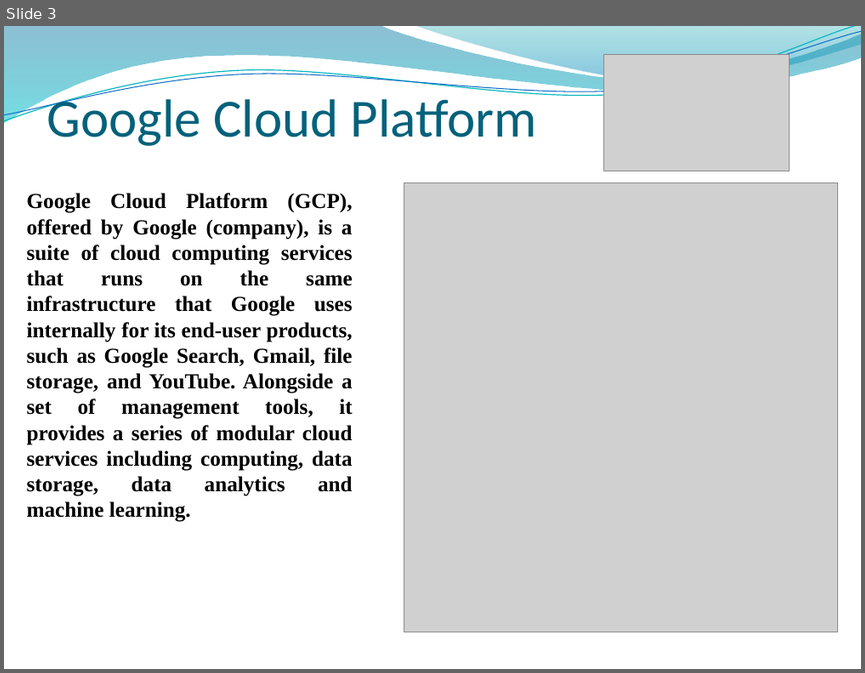
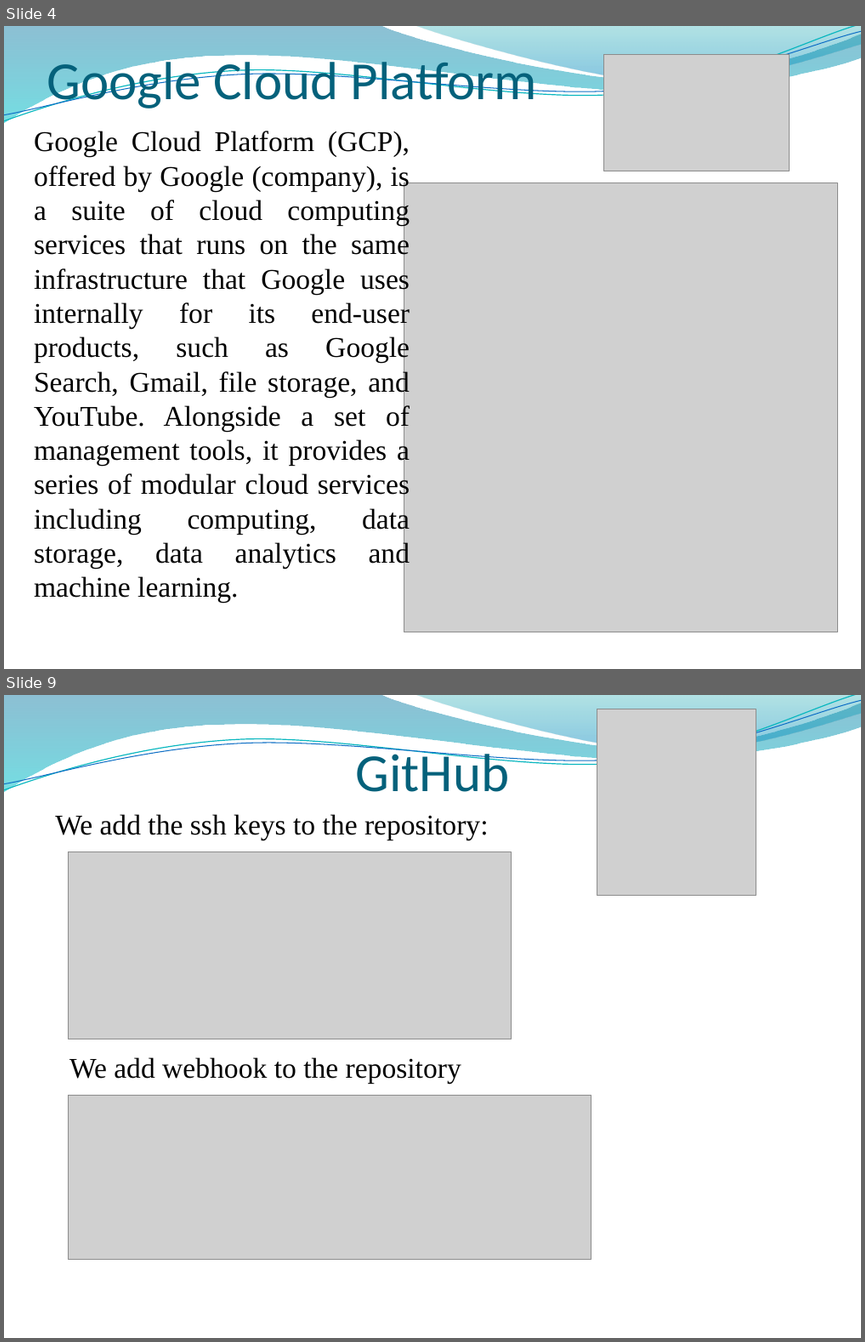
Before and after one commit to KozakAG/myProject, a slide deck: Andrii Kozak Final Task.pptx. Shown one above the other, each under a label of ours: slide 3 before the commit, slides 4 and 9 after it; the slides between them are not shown. The pictures are 865x673 and 865x1342 pixels, drawn with LibreOffice and Linux fonts; fonts in the diff are those of the drawing; grey boxes stand for pictures; background and template pictures are left out. Boxes give left, top, right and bottom in pixels: in the first picture for what was removed or moved away, otherwise in the second. Text is boxed around its words. In the diff, an @@ line names an element or a change of style, - is before the commit and + after.

```diff
--- a/Andrii Kozak Final Task.pptx
+++ b/Andrii Kozak Final Task.pptx
@@ slide 9 added at <box>4,695,861,1338</box>, background picture (left out); not listed: 4 template elements that a slide beside it also shows @@
@@ picture added at <box>597,709,756,896</box> @@
@@ title added at <box>356,746,510,792</box>, 45 pt, text #04617B @@
+GitHub
@@ text added at <box>55,814,488,840</box>, 24 pt, text #000000 @@
+We add the ssh keys to the repository:
@@ picture added at <box>69,851,511,1038</box> @@
@@ text added at <box>69,1057,461,1083</box>, 24 pt, text #000000 @@
+We add webhook to the repository
@@ picture added at <box>69,1095,590,1259</box> @@
@@ what was slide 3 is now slide 4 @@
@@ slide 4 changed as well @@
@@ title "Google Cloud Platform" rewrapped from <box>46,91,537,146</box> to <box>46,54,537,112</box> @@
@@ text "Google Cloud Platform (GCP), offered ...": place and size @@
-text "Google Cloud Platform (GCP), offered ..." at <box>27,193,352,522</box>
+text "Google Cloud Platform (GCP), offered ..." at <box>34,131,410,602</box>
@@ text "Google Cloud Platform (GCP), offered ..." at <box>34,131,410,602</box>: size 18 to 24 pt, bold off @@
```
Also in this commit, not shown: 2 other slides changed, 15 other slides added, 55 other files.
